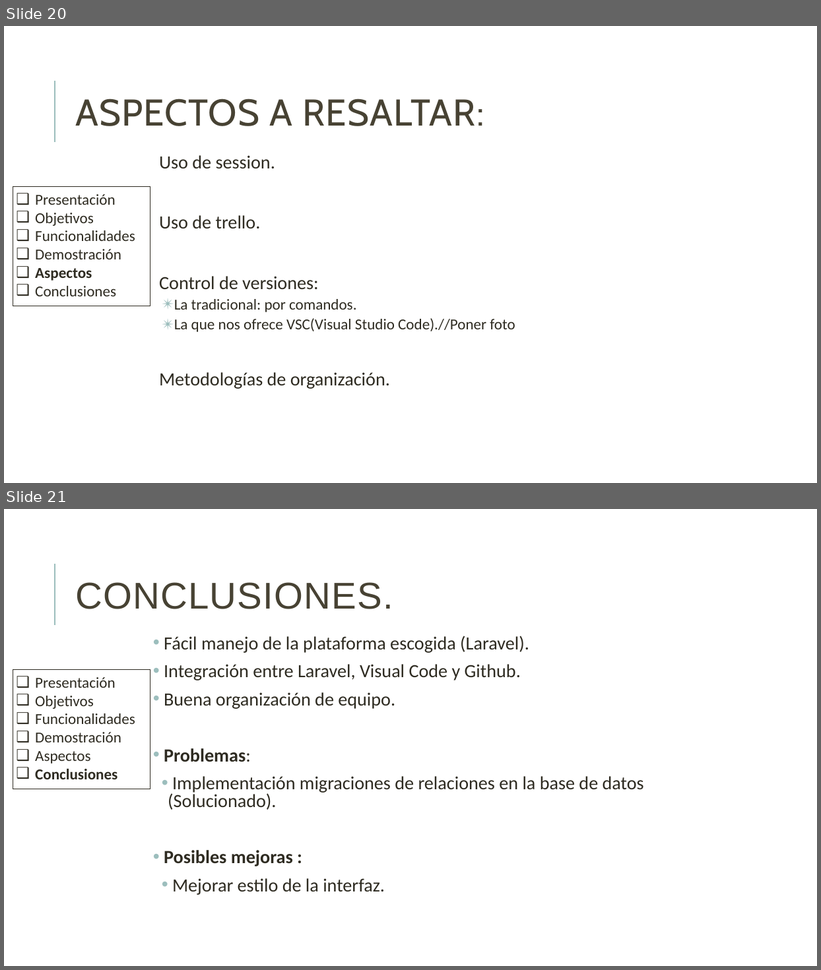
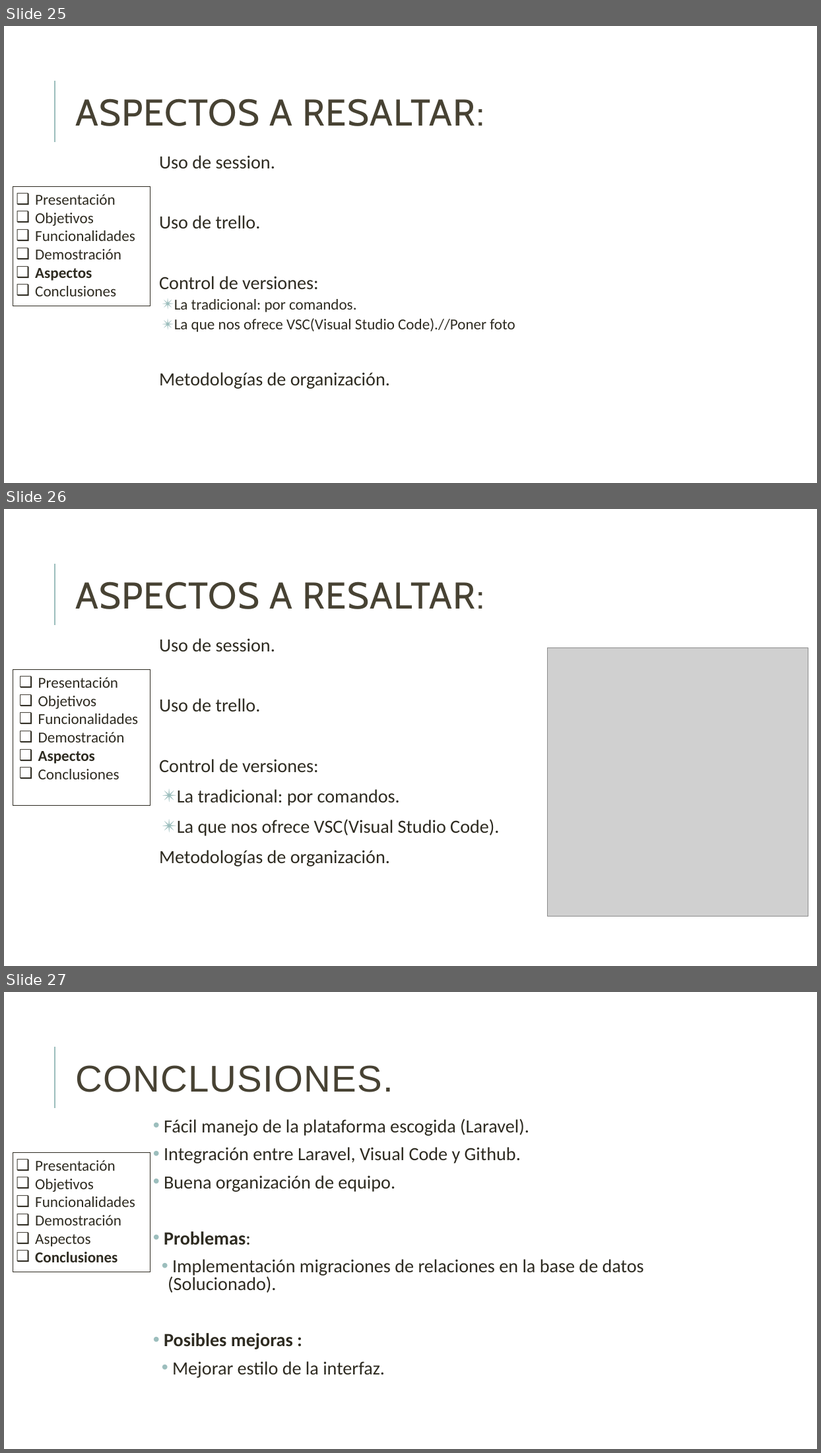
Before and after one commit to danielallhoff/M17-G4-AirDSS, a slide deck: AIRDSS.pptx. Shown one above the other, each under a label of ours: slides 20 and 21 before the commit, slides 25, 26 and 27 after it. The pictures are 821x970 and 821x1453 pixels, drawn with LibreOffice and Linux fonts; fonts in the diff are those of the drawing; grey boxes stand for pictures. Boxes give left, top, right and bottom in pixels: in the first picture for what was removed or moved away, otherwise in the second. Text is boxed around its words. In the diff, an @@ line names an element or a change of style, - is before the commit and + after.

Commit message:
Añadido cliente y aspectos

```diff
--- a/AIRDSS.pptx
+++ b/AIRDSS.pptx
@@ slide 26 added at <box>4,509,817,966</box>, background #FFFFFF; not listed: 1 template element that a slide beside it also shows @@
@@ title added at <box>75,582,484,609</box>, 44 pt, text #474233 @@
+ASPECTOS A RESALTAR:
@@ text added at <box>159,638,499,867</box>, 22 pt, text #2E2B21 @@
+  Uso de session.
+  Uso de trello.
+  Control de versiones:
+  ✴ La tradicional: por comandos.
+  ✴ La que nos ofrece VSC(Visual Studio Code).
+  Metodologías de organización.
@@ picture added at <box>547,648,808,916</box> @@
@@ rectangle added at <box>13,670,151,805</box>, outline #2E2B21 0.75 pt, 18 pt, text #2E2B21 @@
+❑ Presentación
+❑ Objetivos
+❑ Funcionalidades
+❑ Demostración
+❑ Aspectos
+❑ Conclusiones
@@ what was slide 20 is now slide 25 @@
@@ what was slide 21 is now slide 27 @@
```
Also in this commit, not shown: 2 slides changed, 5 other slides added.
